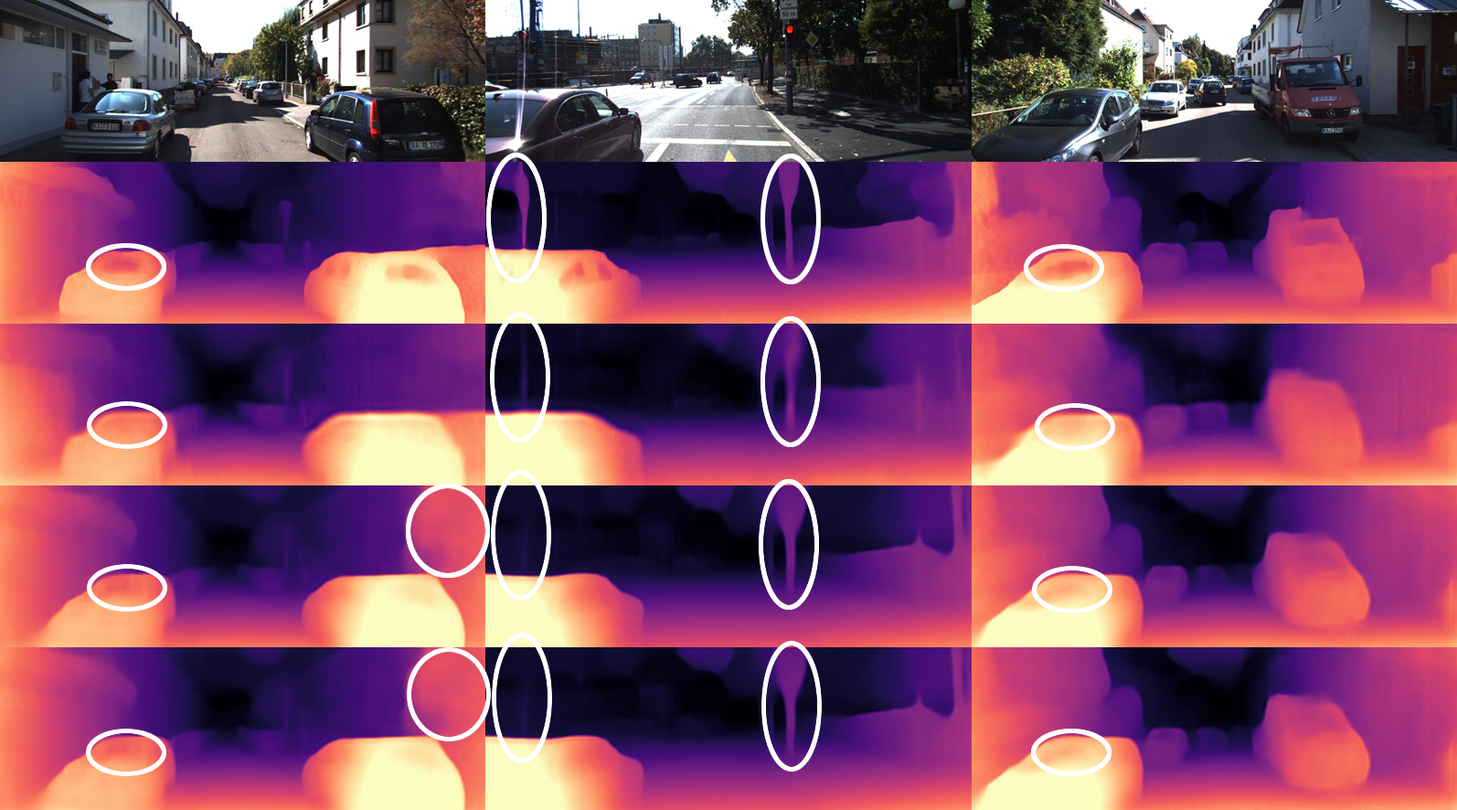
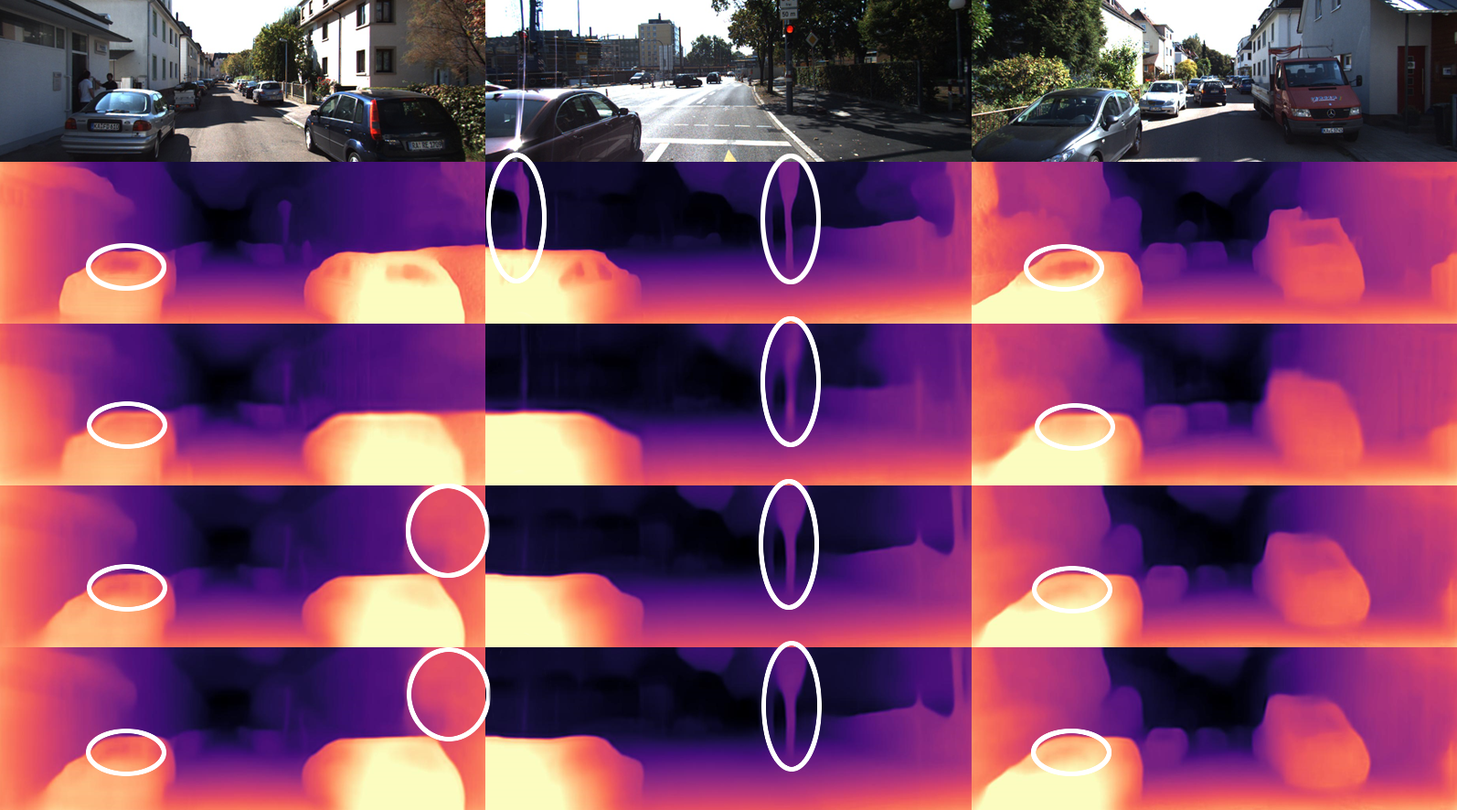
Before/after of a 1457px x 810px layered artwork. What changed in the layer stack:
removed layer "Eingefügte Ebene-Kopie" over (491, 632, 552, 764)
painted on "Ebene" over (486, 311, 552, 764)
